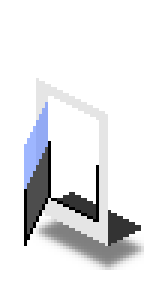
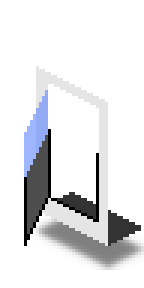
Layered file, before and after one edit (144 × 288). Changes by layer:
painted on "Roof" over (x1=39, y1=69, x2=108, y2=114)
painted on "Glass" over (x1=24, y1=90, x2=48, y2=189)
painted on "Frame copy" over (x1=24, y1=177, x2=30, y2=189)
painted on "Door" over (x1=27, y1=135, x2=48, y2=183)
painted on "Frame" over (x1=48, y1=129, x2=99, y2=165)
painted on "Side" over (x1=36, y1=66, x2=108, y2=165)
